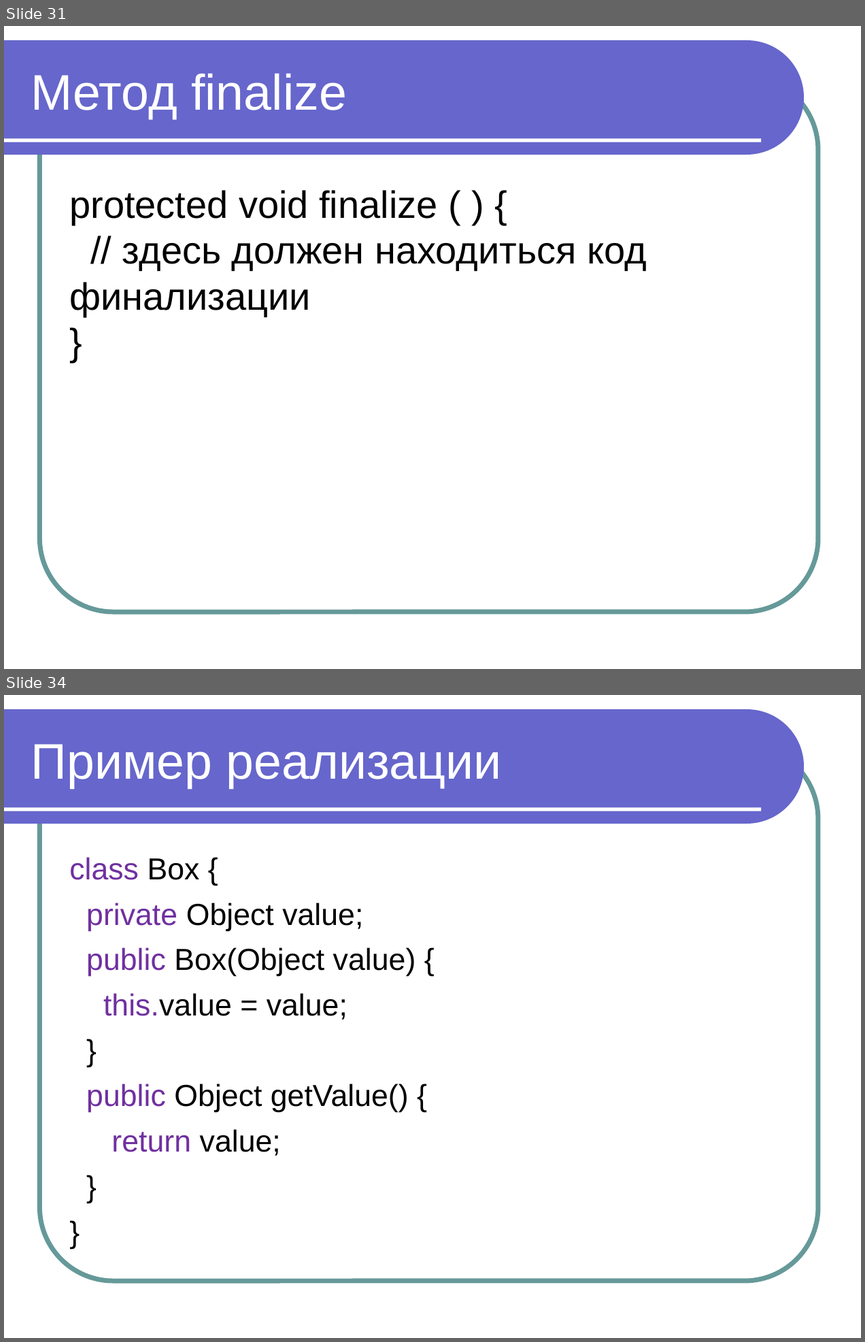
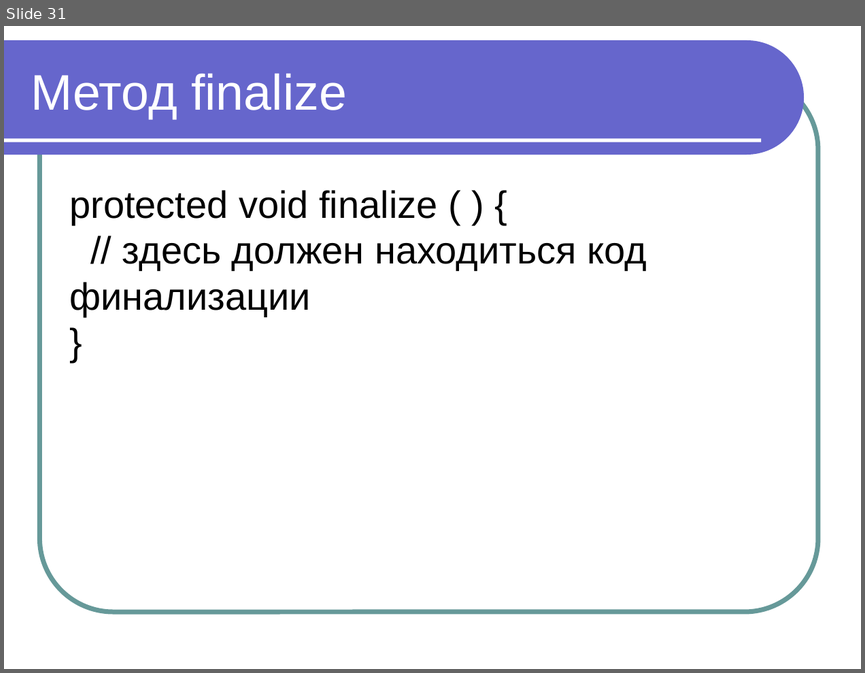
Before and after one commit to maxchv/JavaLessons, a slide deck: Lesson07/Modul 7 OOP chast 5 sborshik musora.ppt. Shown one above the other, each under a label of ours: slides 31 and 34 before the commit, slide 31 after it; the slides between them are not shown. The pictures are 865x1342 and 865x673 pixels, drawn with LibreOffice and Linux fonts; fonts in the diff are those of the drawing. Boxes give left, top, right and bottom in pixels: in the first picture for what was removed or moved away, otherwise in the second. Text is boxed around its words. In the diff, an @@ line names an element or a change of style, - is before the commit and + after.

```diff
--- a/Lesson07/Modul 7 OOP chast 5 sborshik musora.ppt
+++ b/Lesson07/Modul 7 OOP chast 5 sborshik musora.ppt
@@ slide 34 removed at [4,695,861,1338], background #FFFFFF; not listed: 3 template elements that a slide beside it also shows @@
@@ title removed at [31,744,502,788] @@
-Пример реализации
@@ text removed at [69,857,416,1155] @@
-class Box {
-private Object value;
-public Box(Object value) {
-this.value = value;
-}
-public Object getValue() {
-return value;
-}
-}
```
Also in this commit, not shown: 13 other slides removed.
